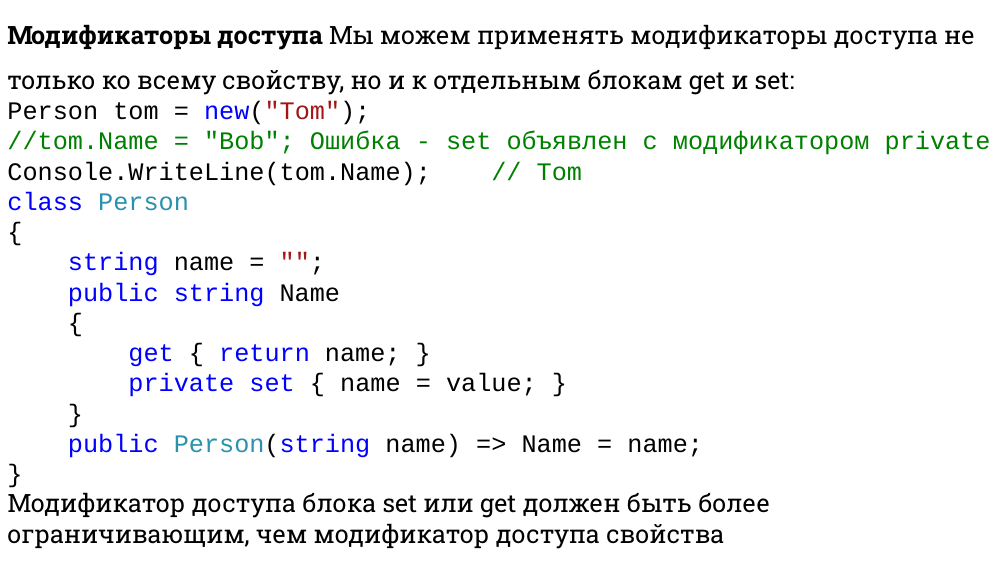
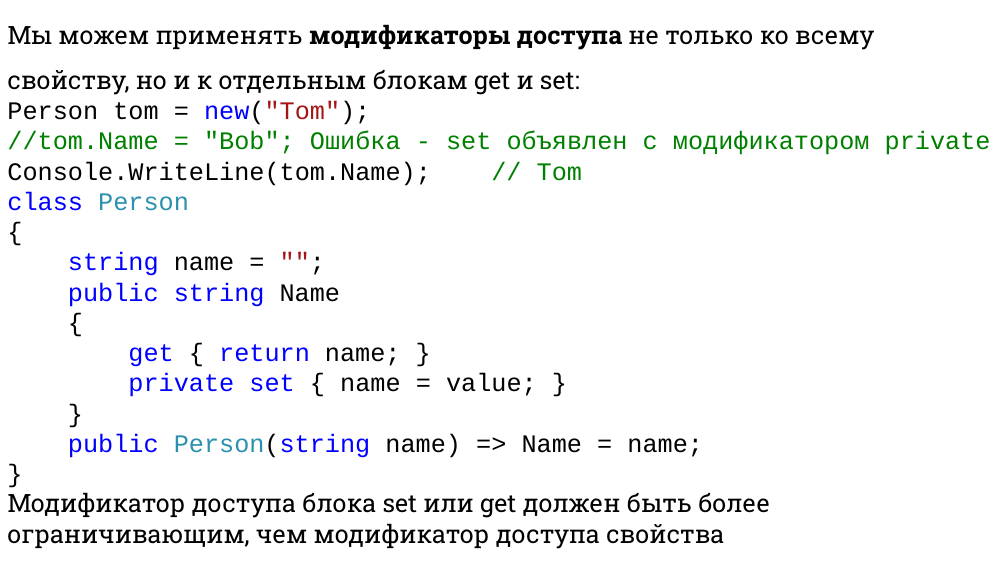
Before and after one commit to DaniilKlyukin/ITiP-2, a slide deck: slide 32 of Лекции/ИТиП 2 лек 1.pptx. Drawn at 1008x567 pixels with LibreOffice and Linux fonts; fonts in the diff are those of the drawing. Boxes give left, top, right and bottom in pixels: in the first picture for what was removed or moved away, otherwise in the second. Text is boxed around its words. In the diff, an @@ line names an element or a change of style, - is before the commit and + after.

```diff
--- a/Лекции/ИТиП 2 лек 1.pptx
+++ b/Лекции/ИТиП 2 лек 1.pptx
@@ text at [7, 24, 874, 95]: text changed @@
-Модификаторы доступа Мы можем применять модификаторы доступа не только ко всему свойству, но и к отдельным блокам get и set:
+Мы можем применять модификаторы доступа не только ко всему свойству, но и к отдельным блокам get и set:
```
Also in this commit, not shown: 5 other slides changed, 7 slides removed, 3 other files.
